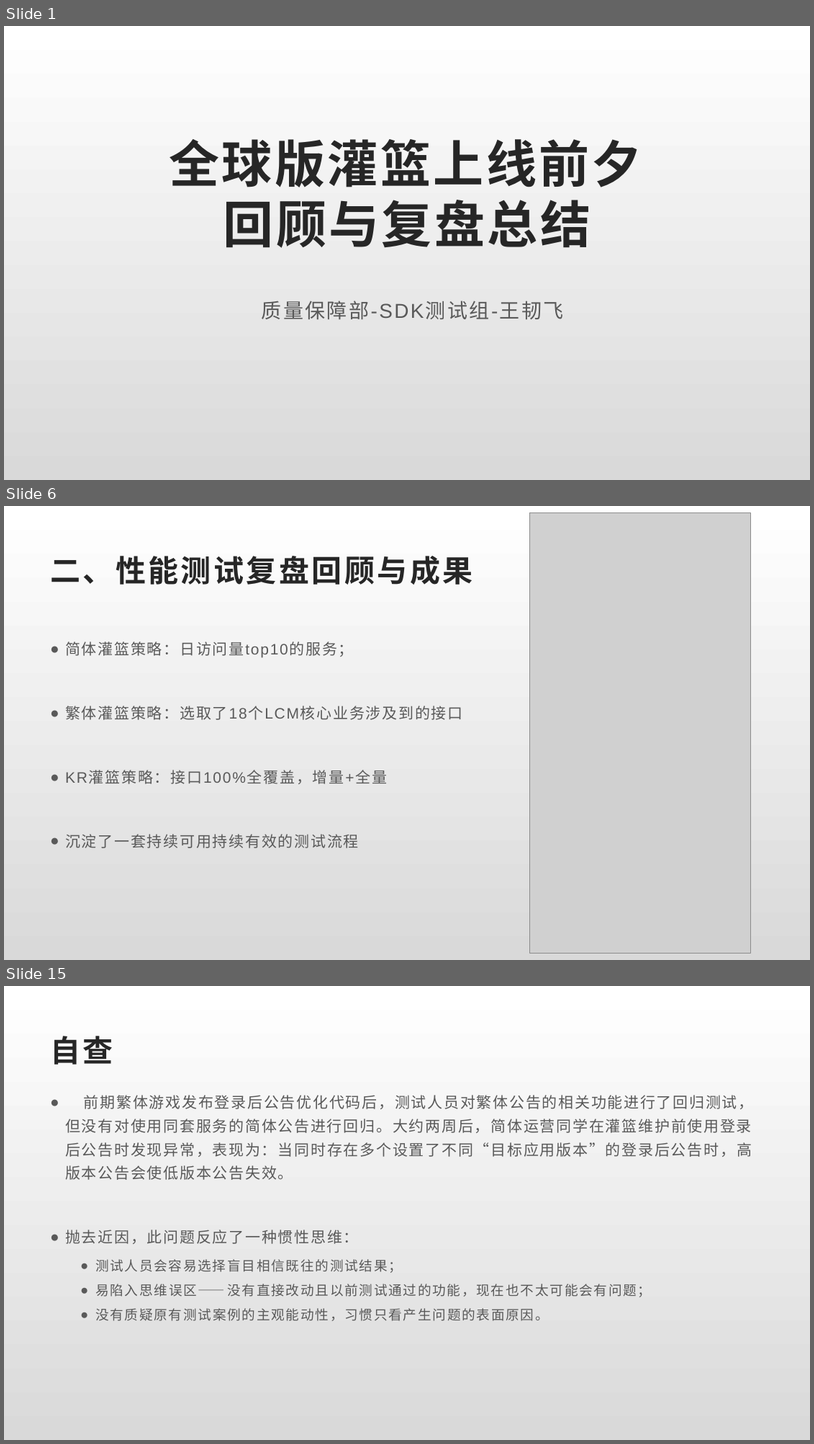
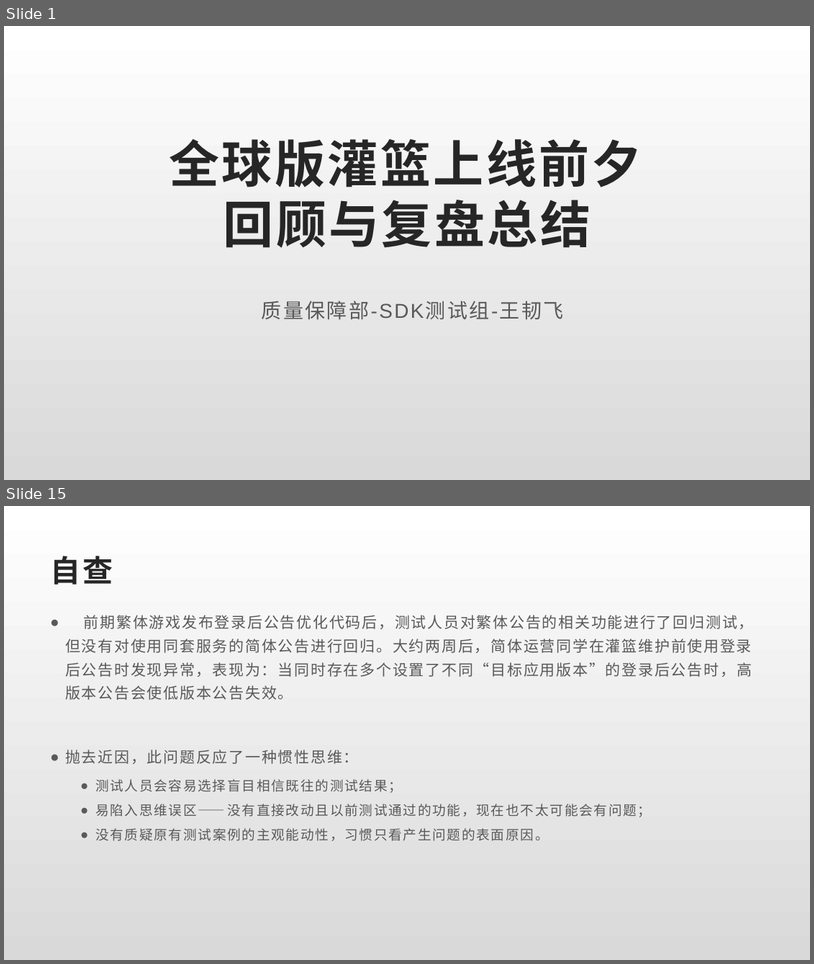
Before and after one commit to Rexixe1993/JavaScriptLesson, a slide deck: 全球版灌篮OBT复盘总结.pptx. Shown one above the other, each under a label of ours: slides 1, 6 and 15 before the commit, slides 1 and 15 after it; the slides between them are not shown. The pictures are 814x1444 and 814x964 pixels, drawn with LibreOffice and Linux fonts; fonts in the diff are those of the drawing; grey boxes stand for pictures. Boxes give left, top, right and bottom in pixels: in the first picture for what was removed or moved away, otherwise in the second. Text is boxed around its words. In the diff, an @@ line names an element or a change of style, - is before the commit and + after.

```diff
--- a/全球版灌篮OBT复盘总结.pptx
+++ b/全球版灌篮OBT复盘总结.pptx
@@ slide 6 removed at [4, 506, 810, 960], background gradient #FFFFFF to #D9D9D9 @@
@@ picture removed at [530, 512, 751, 952] @@
@@ title removed at [50, 556, 473, 584] @@
-二、性能测试复盘回顾与成果
@@ text removed at [65, 641, 463, 848] @@
-● 简体灌篮策略：日访问量top10的服务；
-● 繁体灌篮策略：选取了18个LCM核心业务涉及到的接口
-● KR灌篮策略：接口100%全覆盖，增量+全量
-● 沉淀了一套持续可用持续有效的测试流程
```
Also in this commit, not shown: 10 slides changed, 2 slides added, 1 other slide removed.
